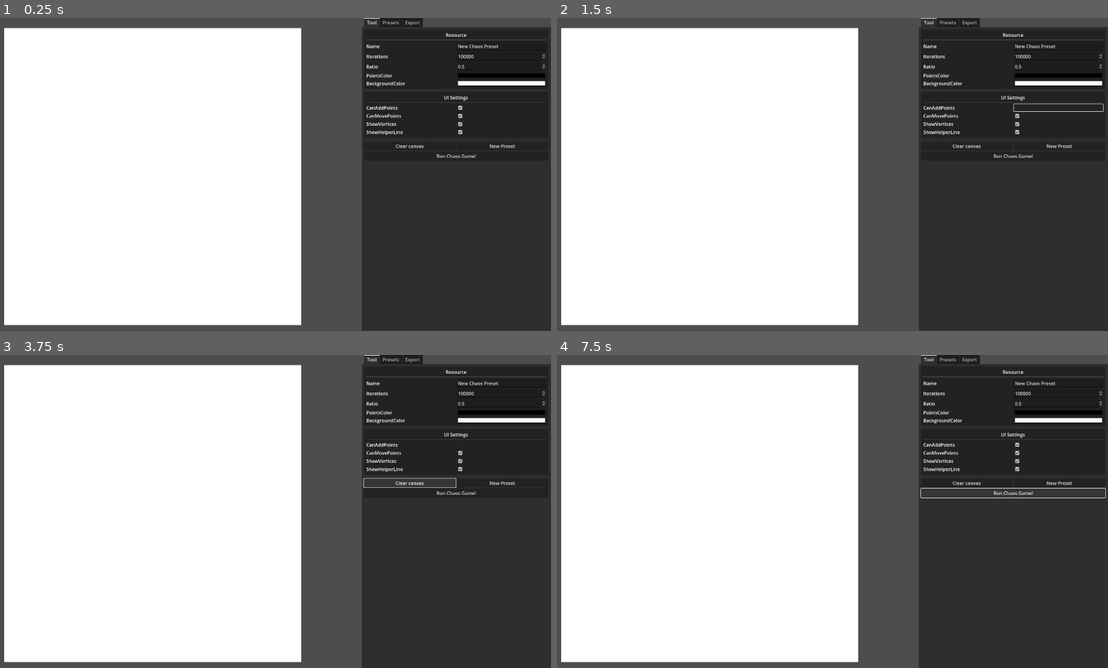
Above: before the commit, frames 1-4 (two rows, left to right).
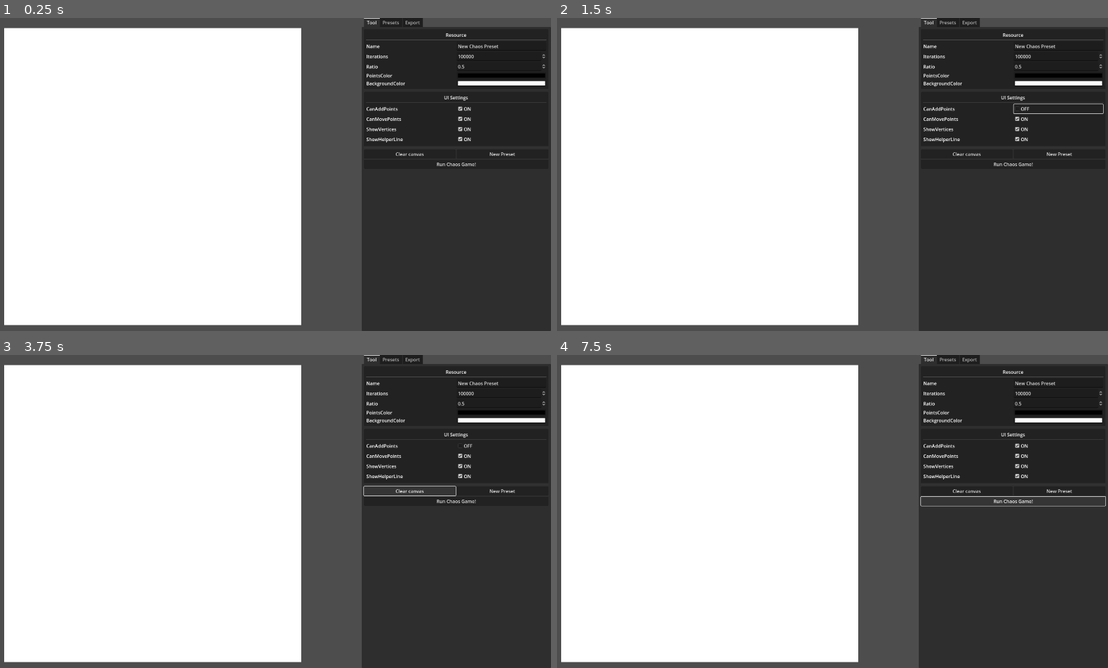
Above: after the commit, the same moments.

Repository: VojtaStruhar/chaos-game
Game: Godot game, scene res://main.tscn
The game is run twice, just before and just after one commit, with the same random seed, the same clock (stepped at 60 frames per second) and the same inputs.
Inputs (mouse positions are in pixels of both pictures, inside the frame that each line leads up to):
- Up to frame 1 (0.25 s): no input
- Up to frame 2 (1.5 s): click "Run Chaos Game!" at 0.5 s; click (1058, 108) at 1.27 s
- Up to frame 3 (3.75 s): click (501, 445) at 2 s, where only the run after the commit has a clickable "OFF"; click (501, 445) at 2.75 s, where only the run after the commit has a clickable "ON"; click "Clear canvas" at 3.5 s
- Up to frame 4 (7.5 s): click (1058, 445) at 4.27 s; click (1058, 445) at 5 s, where only the run after the commit has a clickable "ON"; click (1058, 445) at 5.75 s, where only the run after the commit has a clickable "OFF"; click "Clear canvas" at 6.5 s; click "Run Chaos Game!" at 7.25 s

The runs differ from the first frame. In frame 1, 0.7% of the frame differs, in the area x 66-94%, y 28-48%; in frame 2, 0.7%; in frame 3, 0.9%; in frame 4, 1.0%, in the area x 65-100%, y 28-49%.

Commit message:
Move chaos game into its own script
This way the code can be more easily used by the tool and by export functionality

Diff:
--- /dev/null
+++ b/ChaosGame.gd
@@ -0,0 +1,29 @@
+extends Node
+
+## Runs an 'iterative' approach to chaos game. It picks vertices at random
+## for an arbitrary number of iterations. Produces only approximate results,
+## but depending on the number of iterations can be very fast.
+## [br]
+## Useful for prototyping.
+func run_iterative(preset: ChaosPreset, image: Image) -> void:
+	if preset.points.size() < 2:
+		print("[WARNING] Cannot run chaos game with ", preset.points.size(), " points!")
+		return
+
+	image.fill(preset.background_color)
+
+	var current_point: Vector2 = preset.points.pick_random()
+
+	for i in range(preset.iterations):
+		var goal: Vector2 = preset.points.pick_random()
+		var move: Vector2 = (goal - current_point) * preset.ratio
+
+		current_point += move
+
+		if current_point.x < 0 or current_point.x >= 1 or current_point.y < 0 or current_point.y >= 1:
+			continue
+
+		image.set_pixelv(
+			current_point * preset.canvas_size,
+			Color.BLACK
+		)
--- a/main.gd
+++ b/main.gd
@@ -56,28 +56,7 @@
 
 
 func run_chaos_game() -> void:
-	if preset.points.size() < 2:
-		print("[WARNING] Cannot run chaos game with ", preset.points.size(), " points!")
-		return
-
-	clear_canvas()
-
-	var current_point: Vector2 = preset.points.pick_random()
-
-	for i in range(preset.iterations):
-		var goal: Vector2 = preset.points.pick_random()
-		var move: Vector2 = (goal - current_point) * preset.ratio
-
-		current_point += move
-
-		if current_point.x < 0 or current_point.x >= 1 or current_point.y < 0 or current_point.y >= 1:
-			continue
-
-		game_image.set_pixelv(
-			current_point * preset.canvas_size,
-			Color.BLACK
-		)
-
+	ChaosGame.run_iterative(preset, game_image)
 	game_texture.update(game_image)
 
 
--- a/project.godot
+++ b/project.godot
@@ -15,6 +15,10 @@
 config/features=PackedStringArray("4.2", "Forward Plus")
 config/icon="res://icon.svg"
 
+[autoload]
+
+ChaosGame="*res://ChaosGame.gd"
+
 [display]
 
 window/size/viewport_width=1920
--- a/property_fields/checkbox_field.tscn
+++ b/property_fields/checkbox_field.tscn
@@ -15,8 +15,11 @@
 	label.text = prop_name.to_pascal_case()
 
 	check_box.button_pressed = preset.get(prop_stringname)
+	check_box.text = \"ON\" if check_box.button_pressed else \"OFF\"
+
 	check_box.toggled.connect(func(v):
 		preset.set(prop_stringname, v)
+		check_box.text = \"ON\" if v else \"OFF\"
 	)
 "
 
